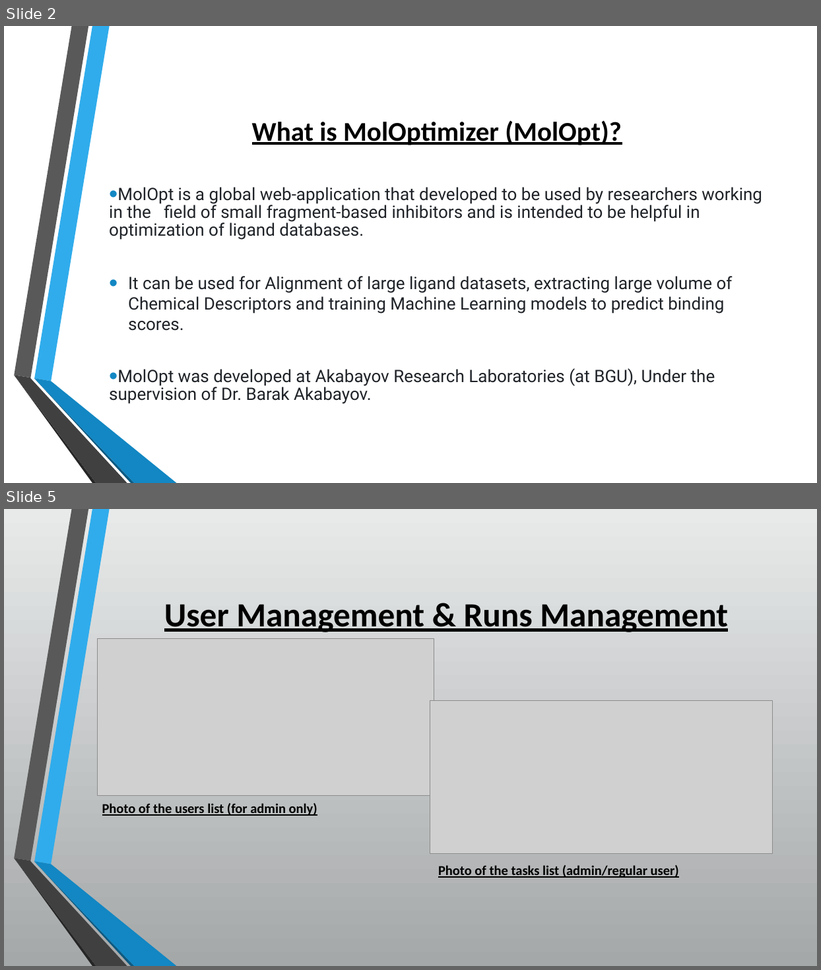
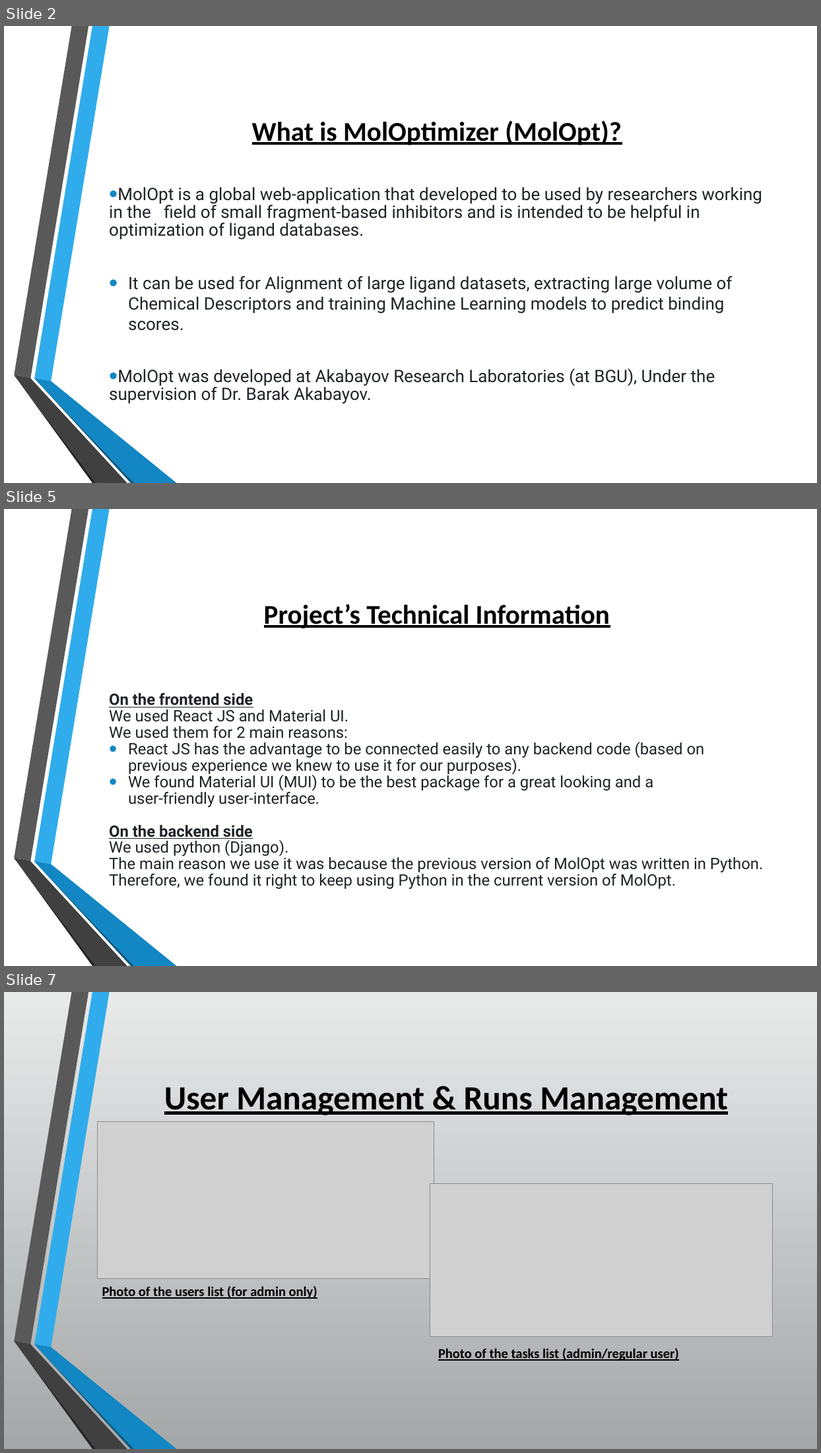
Before and after one commit to csbarak/MolOpt_Students_2023, a slide deck: Documents/Molopt - Full Project Presentation.pptx. Shown one above the other, each under a label of ours: slides 2 and 5 before the commit, slides 2, 5 and 7 after it; the slides between them are not shown. The pictures are 821x970 and 821x1453 pixels, drawn with LibreOffice and Linux fonts; fonts in the diff are those of the drawing; grey boxes stand for pictures; background and template pictures are left out. Boxes give left, top, right and bottom in pixels: in the first picture for what was removed or moved away, otherwise in the second. Text is boxed around its words. In the diff, an @@ line names an element or a change of style, - is before the commit and + after.

```diff
--- a/Documents/Molopt - Full Project Presentation.pptx
+++ b/Documents/Molopt - Full Project Presentation.pptx
@@ slide 5 added at (x1=4, y1=509, x2=817, y2=966), background picture (left out); not listed: 6 template elements that a slide beside it also shows @@
@@ title added at (x1=264, y1=604, x2=610, y2=628), 32 pt, text #000000, bold, underline @@
+Project’s Technical Information
@@ text added at (x1=109, y1=693, x2=763, y2=889), 18.6 pt, text #1F2328 @@
+On the frontend side
+We used React JS and Material UI.
+We used them for 2 main reasons:
+• React JS has the advantage to be connected easily to any backend code (based on previous experience we knew to use it for our purposes).
+• We found Material UI (MUI) to be the best package for a great looking and a
+  user-friendly user-interface.
+On the backend side
+We used python (Django).
+The main reason we use it was because the previous version of MolOpt was written in Python.
+Therefore, we found it right to keep using Python in the current version of MolOpt.
@@ what was slide 5 is now slide 7 @@
```
Also in this commit, not shown: 1 slide changed, 1 other slide added, 14 other files.
